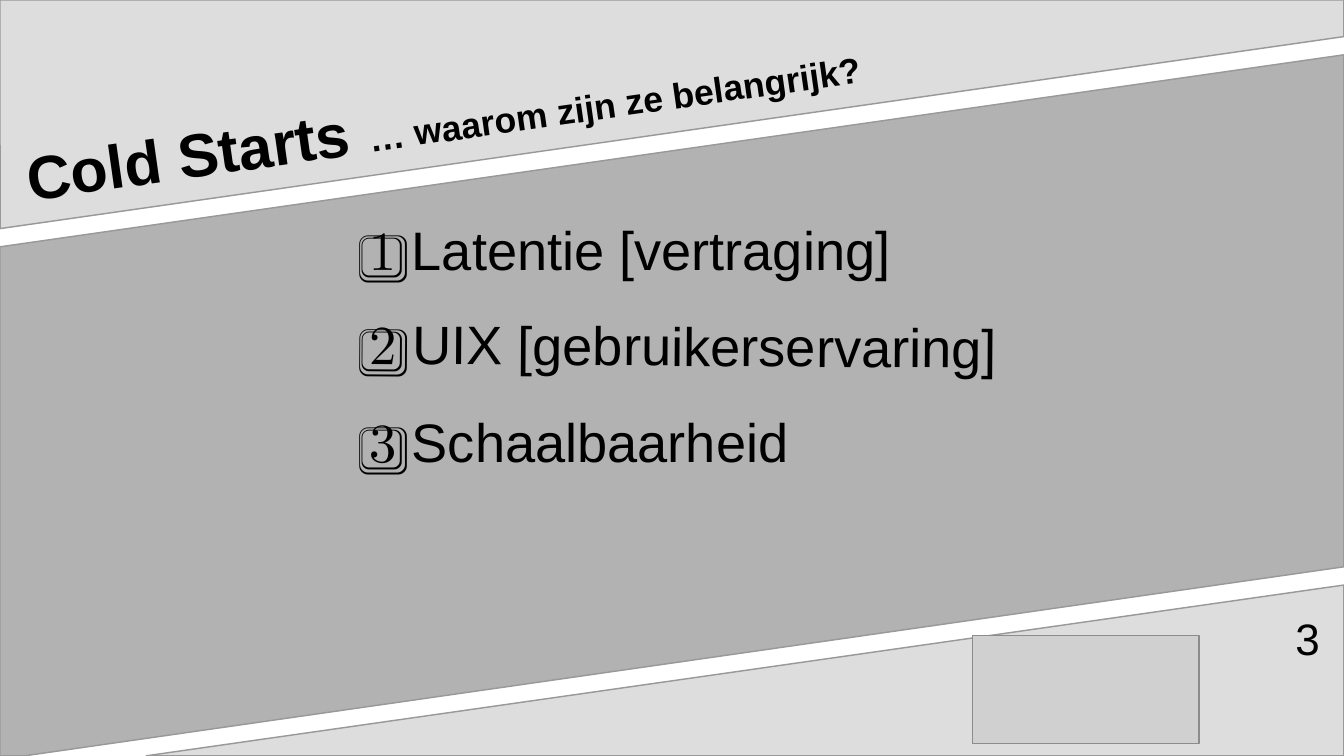
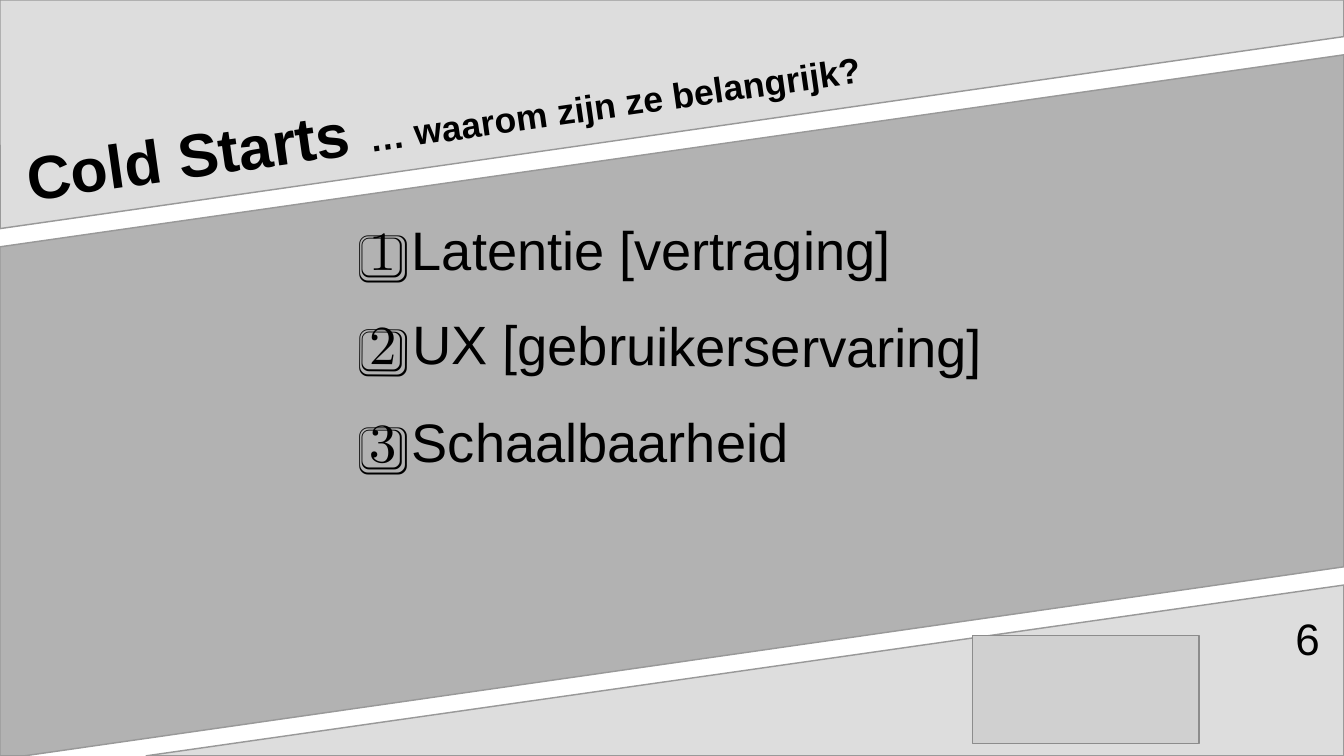
Before and after one commit to aventinesolutions/awsvsgcp-channel, a slide deck: slide 6 of ep002-Rust_in_Cloud_Native/ep002-Rust_in_Cloud_Native.odp (slide 3 before the commit). Drawn at 1344x756 pixels with LibreOffice and Linux fonts; fonts in the diff are those of the drawing; grey boxes stand for pictures. Boxes give left, top, right and bottom in pixels: in the first picture for what was removed or moved away, otherwise in the second. Text is boxed around its words. In the diff, an @@ line names an element or a change of style, - is before the commit and + after.

```diff
--- a/ep002-Rust_in_Cloud_Native/ep002-Rust_in_Cloud_Native.odp
+++ b/ep002-Rust_in_Cloud_Native/ep002-Rust_in_Cloud_Native.odp
@@ text at [370,325,982,377]: text changed @@
-2️⃣ UIX [gebruikerservaring]
+2️⃣ UX [gebruikerservaring]
@@ page number at [1295,624,1319,656]: text changed @@
-3
+6
```
Also in this commit, not shown: 8 other slides changed, 3 slides added, 6 other files.
